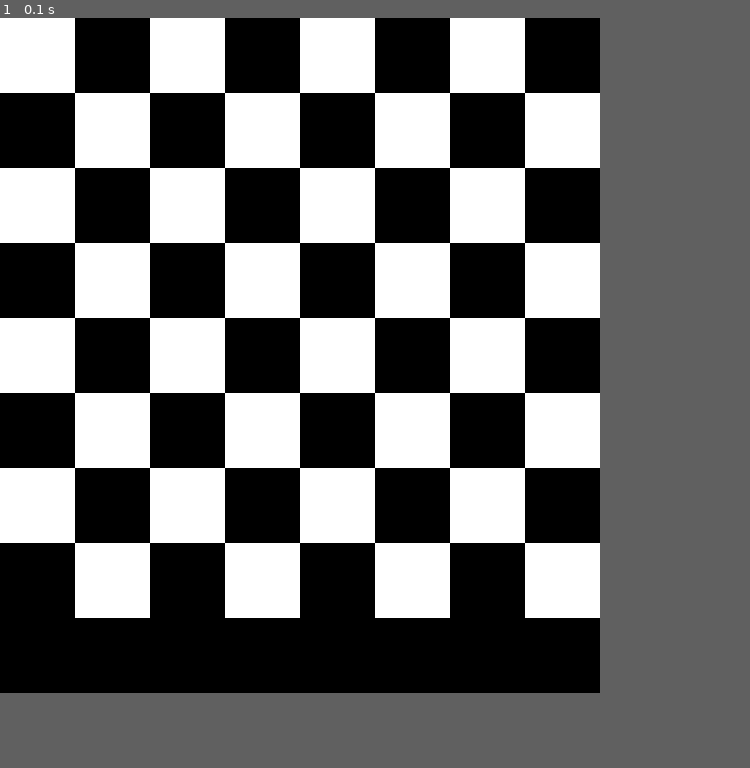
Above: before the commit, frame 1.
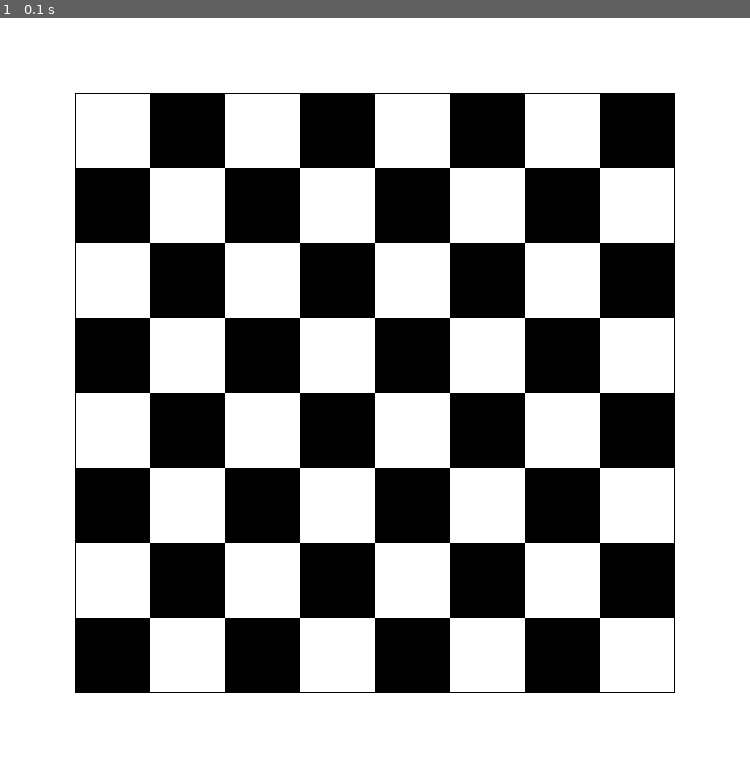
Above: after the commit, the same moment.

Repository: Gabyzera/ufpb_pygame_checkers
Game: pygame game, started from main.py
The game is run twice, just before and just after one commit, with the same random seed, the same clock (stepped at 60 frames per second) and the same inputs.
Inputs:
- Up to frame 1 (0.1 s): no input
In our replay, the window is 600x675 before the commit and 750x750 after it. These sizes can differ from the game's own. Grey fills any space a smaller window leaves; there, only what the larger window draws over its background counts as a difference.

The runs differ from the first frame. In frame 1, 16% of the frame differs, in the area x 0-90%, y 0-90%.

Commit message:
tabuleiro versão 2

Diff:
--- a/main.py
+++ b/main.py
@@ -8,45 +8,22 @@
 tamanho = 75
 linhas_colunas = 8
 
-tela = pygame.display.set_mode((linhas_colunas * tamanho, (linhas_colunas+1)*tamanho))
+tela = pygame.display.set_mode(((linhas_colunas+2) * tamanho, (linhas_colunas+2)*tamanho))
 nome = pygame.display.set_caption('Xadrez')
-tela.fill(preto)
-pygame.draw.rect(tela, branco, (0,0,75,75),0)
-pygame.draw.rect(tela, branco, (150,0,75,75),0)
-pygame.draw.rect(tela, branco, (300,0,75,75),0)
-pygame.draw.rect(tela, branco, (450,0,75,75),0)
-pygame.draw.rect(tela, branco, (600,0,75,75),0)
-pygame.draw.rect(tela, branco, (75,75,75,75),0)
-pygame.draw.rect(tela, branco, (225,75,75,75),0)
-pygame.draw.rect(tela, branco, (375,75,75,75),0)
-pygame.draw.rect(tela, branco, (525,75,75,75),0)
-pygame.draw.rect(tela, branco, (0,150,75,75),0)
-pygame.draw.rect(tela, branco, (150,150,75,75),0)
-pygame.draw.rect(tela, branco, (300,150,75,75),0)
-pygame.draw.rect(tela, branco, (450,150,75,75),0)
-pygame.draw.rect(tela, branco, (600,150,75,75),0)
-pygame.draw.rect(tela, branco, (75,225,75,75),0)
-pygame.draw.rect(tela, branco, (225,225,75,75),0)
-pygame.draw.rect(tela, branco, (375,225,75,75),0)
-pygame.draw.rect(tela, branco, (525,225,75,75),0)
-pygame.draw.rect(tela, branco, (0,300,75,75),0)
-pygame.draw.rect(tela, branco, (150,300,75,75),0)
-pygame.draw.rect(tela, branco, (300,300,75,75),0)
-pygame.draw.rect(tela, branco, (450,300,75,75),0)
-pygame.draw.rect(tela, branco, (600,300,75,75),0)
-pygame.draw.rect(tela, branco, (75,375,75,75),0)
-pygame.draw.rect(tela, branco, (225,375,75,75),0)
-pygame.draw.rect(tela, branco, (375,375,75,75),0)
-pygame.draw.rect(tela, branco, (525,375,75,75),0)
-pygame.draw.rect(tela, branco, (0,450,75,75),0)
-pygame.draw.rect(tela, branco, (150,450,75,75),0)
-pygame.draw.rect(tela, branco, (300,450,75,75),0)
-pygame.draw.rect(tela, branco, (450,450,75,75),0)
-pygame.draw.rect(tela, branco, (600,450,75,75),0)
-pygame.draw.rect(tela, branco, (75,525,75,75),0)
-pygame.draw.rect(tela, branco, (225,525,75,75),0)
-pygame.draw.rect(tela, branco, (375,525,75,75),0)
-pygame.draw.rect(tela, branco, (525,525,75,75),0)
+
+tela.fill(branco)
+
+count = 0
+for i in range(1,linhas_colunas+1):
+    for z in range(1,linhas_colunas+1):
+        if count % 2 == 0:
+            pygame.draw.rect(tela, branco,[tamanho*z,tamanho*i,tamanho,tamanho])
+        else:
+            pygame.draw.rect(tela, preto, [tamanho*z,tamanho*i,tamanho,tamanho])
+        count +=1
+    count-=1
+
+pygame.draw.rect(tela,preto,[tamanho,tamanho,linhas_colunas*tamanho,linhas_colunas*tamanho],1)
 
 pygame.display.update()
 
